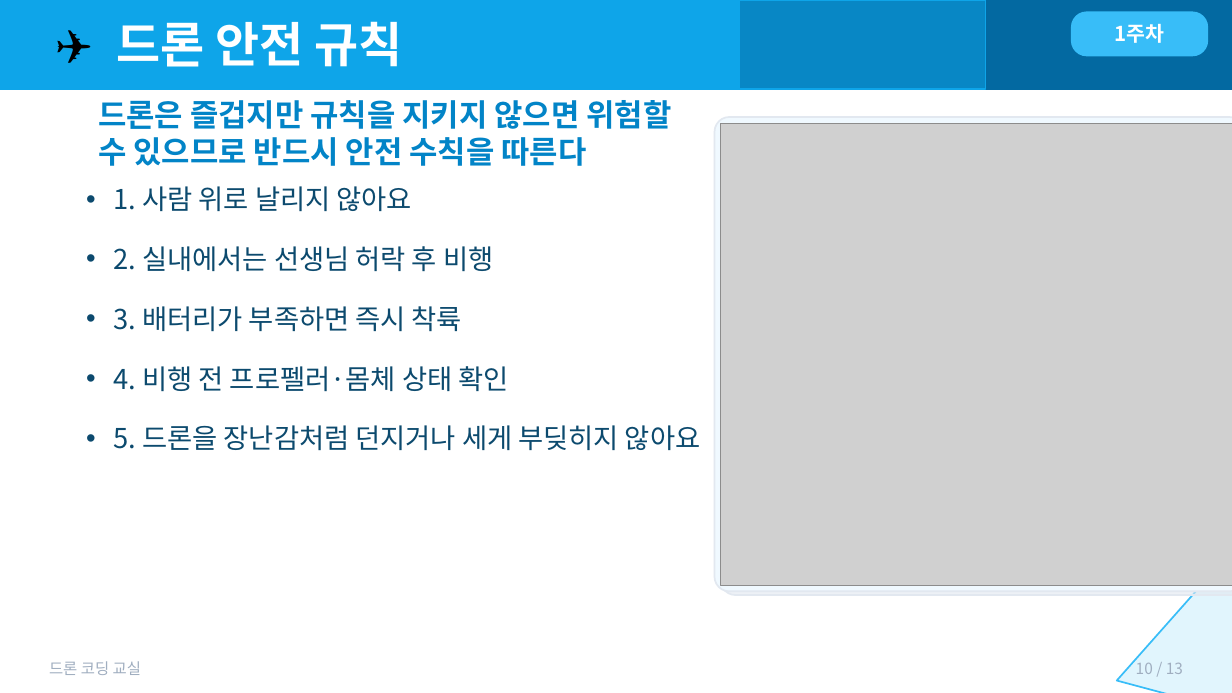
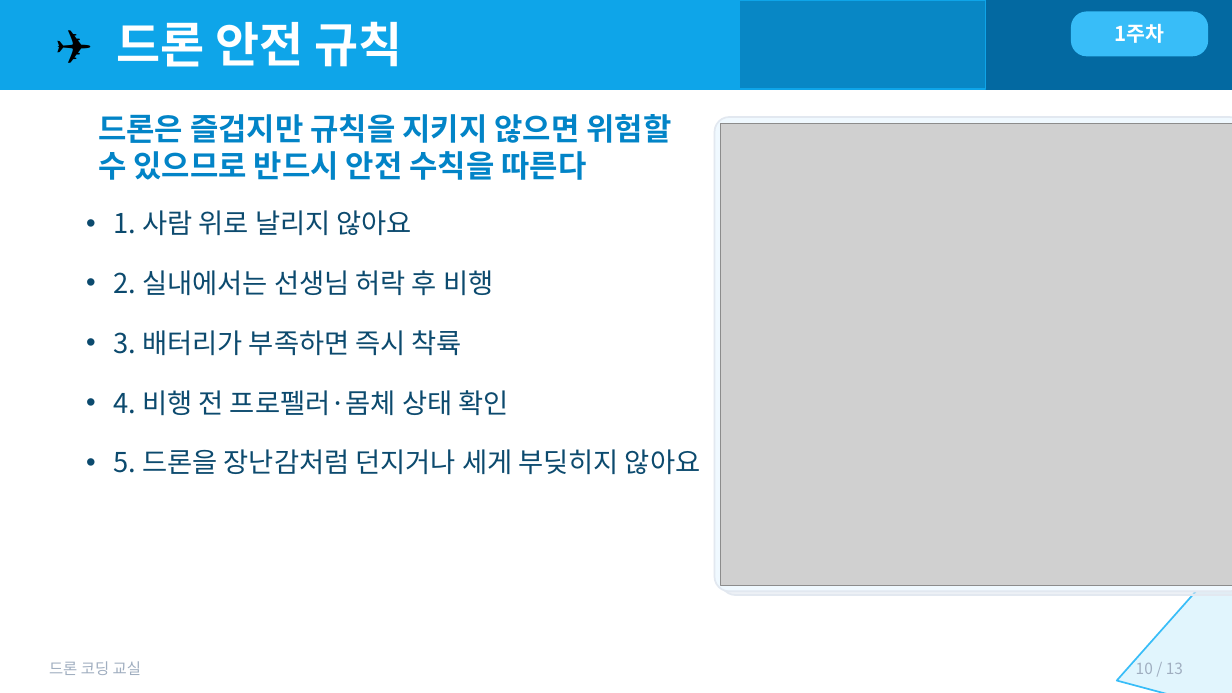
Before and after one commit to ktkennedy/codrone, a slide deck: slide 10 of materials/week01.pptx. Drawn at 1232x693 pixels with LibreOffice and Linux fonts; fonts in the diff are those of the drawing; grey boxes stand for pictures. Boxes give left, top, right and bottom in pixels: in the first picture for what was removed or moved away, otherwise in the second. Text is boxed around its words. In the diff, an @@ line names an element or a change of style, - is before the commit and + after.

```diff
--- a/materials/week01.pptx
+++ b/materials/week01.pptx
@@ text "드론은 즐겁지만 규칙을 지키지 않으면 ...": place and size @@
-text "드론은 즐겁지만 규칙을 지키지 않으면 ..." at box(98, 100, 672, 166)
+text "드론은 즐겁지만 규칙을 지키지 않으면 ..." at box(98, 114, 672, 180)
@@ text "1. 사람 위로 날리지 않아요": place and size @@
-text "1. 사람 위로 날리지 않아요" at box(114, 186, 700, 451)
+text "1. 사람 위로 날리지 않아요" at box(114, 210, 700, 475)
```
Also in this commit, not shown: 5 slides added, 1 other file.
